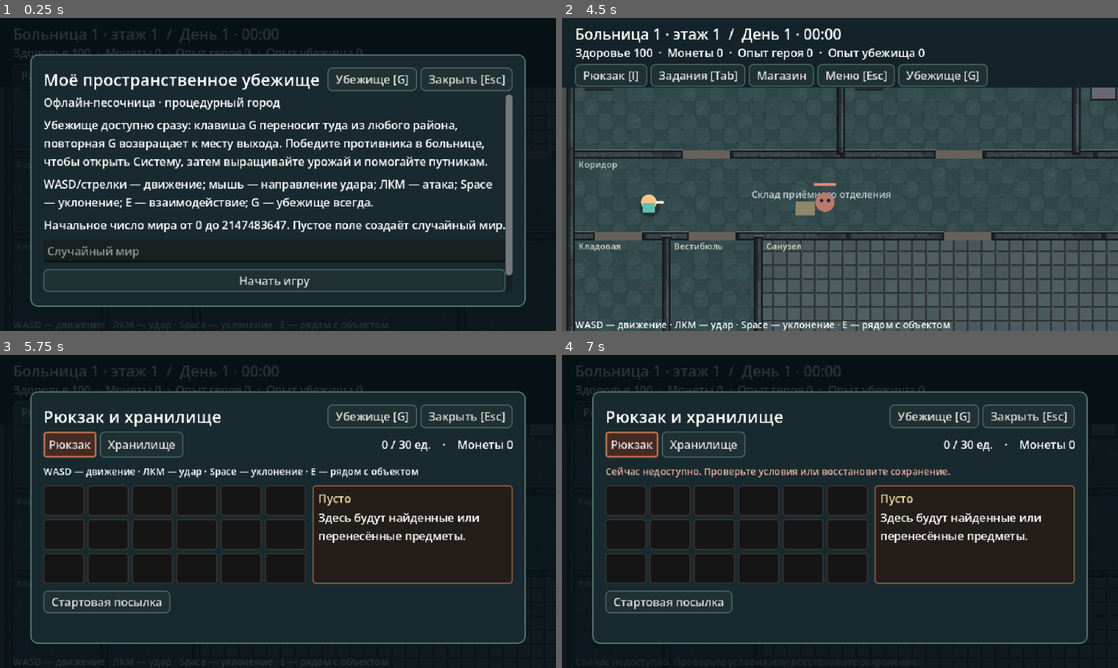
Above: before the commit, frames 1-4 (two rows, left to right).
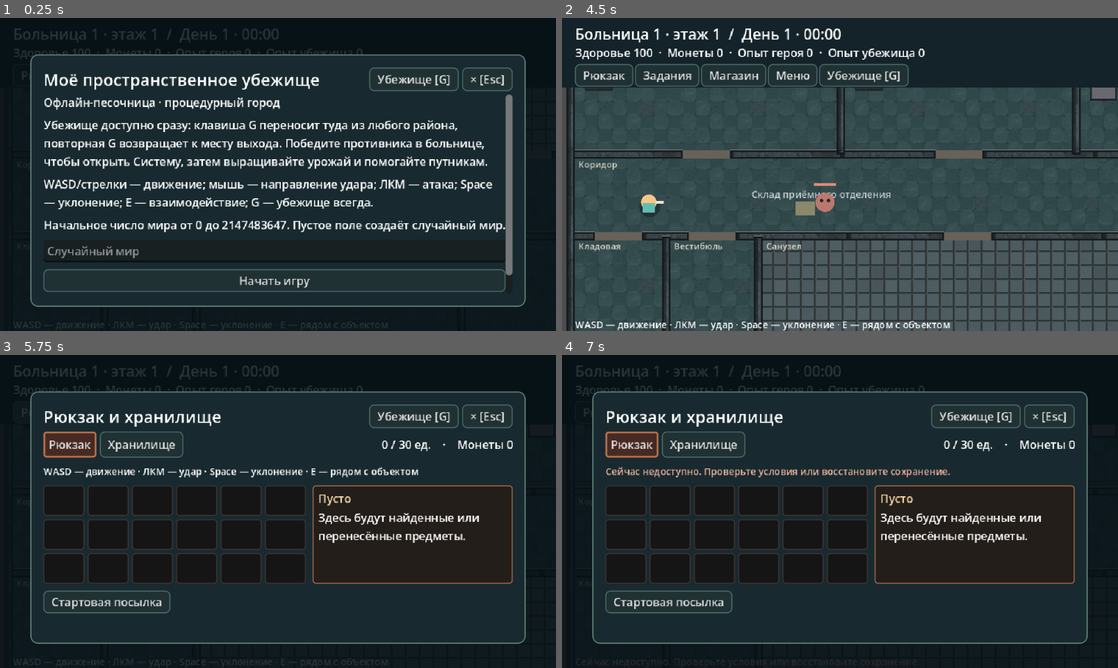
Above: after the commit, the same moments.

Repository: AndreyCokol/My_shelter
Game: Godot game, scene res://game/scenes/main/playable.tscn
Two runs of this game, one before a commit and one after it. Both use one fixed random seed, a clock stepped at 60 frames per second and the inputs below.
Inputs (mouse positions are in pixels of both pictures, inside the frame that each line leads up to):
- Up to frame 1 (0.25 s): no input
- Up to frame 2 (4.5 s): click (834, 249) at 0.52 s; type "12" at 0.6 s; click (606, 74) at 1.25 s, where only the run after the commit has a clickable "Рюкзак"; click (667, 74) at 2 s, where only the run after the commit has a clickable "Задания"; click "Магазин" at 2.75 s; click (789, 74) at 3.5 s, where only the run after the commit has a clickable "Меню"; click "Начать игру" at 4.25 s
- Up to frame 3 (5.75 s): click (50, 411) at 5 s, where only the run before the commit has a clickable "Рюкзак [I]"
- Up to frame 4 (7 s): click "Рюкзак" at 5.75 s; click "Стартовая посылка" at 6.5 s

The runs differ from the first frame. In frame 1, 0.7% of the frame differs, in the area x 58-91%, y 15-24%; in frame 2, 1.4%, in the area x 12-77%, y 14-22%; in frame 3, 0.7%; in frame 4, 0.7%.

Commit message:
fix(ui): compact navigation and trim modal header to fit 640x360 with shelter control

Diff:
--- a/game/ui/game_ui.gd
+++ b/game/ui/game_ui.gd
@@ -91,12 +91,15 @@
 	top.add_child(hud)
 	var nav := HBoxContainer.new()
 	nav.position = Vector2(15, 53)
+	nav.add_theme_constant_override("separation", 2)
 	top.add_child(nav)
-	for entry in [["Рюкзак [I]", "inventory"], ["Задания [Tab]", "quests"], ["Магазин", "shop"], ["Меню [Esc]", "menu"]]:
+	# Short labels leave room for the always-available shelter action at 640 px.
+	for entry in [["Рюкзак", "inventory"], ["Задания", "quests"], ["Магазин", "shop"], ["Меню", "menu"]]:
 		var nav_button := button(nav, entry[0], open_panel.bind(entry[1]))
 		nav_button.focus_mode = Control.FOCUS_NONE
 		nav_button.icon = Art.icon(entry[1])
 		nav_button.expand_icon = false
+		nav_button.tooltip_text = entry[0] + {"inventory": " [I]", "quests": " [Tab]", "menu": " [Esc]", "shop": ""}.get(entry[1], "")
 	shelter_nav_button = button(nav, "Убежище [G]", toggle_shelter)
 	shelter_nav_button.name = "ShelterQuickButton"
 	shelter_nav_button.focus_mode = Control.FOCUS_NONE
@@ -141,11 +144,13 @@
 	titlebar.add_child(heading_icon)
 	heading = Label.new()
 	heading.size_flags_horizontal = Control.SIZE_EXPAND_FILL
+	heading.clip_text = true
+	heading.text_overrun_behavior = TextServer.OVERRUN_TRIM_ELLIPSIS
 	heading.add_theme_font_size_override("font_size", 19)
 	titlebar.add_child(heading)
 	shelter_modal_button = button(titlebar, "Убежище [G]", toggle_shelter)
 	shelter_modal_button.name = "ShelterModalButton"
-	button(titlebar, "Закрыть [Esc]", close_panel)
+	button(titlebar, "× [Esc]", close_panel)
 	var scroll := ScrollContainer.new()
 	scroll.custom_minimum_size = Vector2(530, 220)
 	scroll.size_flags_vertical = Control.SIZE_EXPAND_FILL
